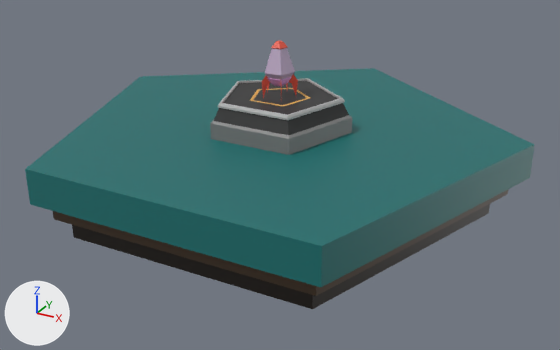
The Blender file Low Poly Rocket.blend, before and after one commit.
Both versions are drawn from a camera (50 mm lens) standing at (17.23, -31.24, 14.87) and looking at (0.13, -0.15, -0.67). Lighting does not change. The marker at lower left points along +X, +Y and +Z.

The scene before the commit, as lines of its bpy script (objects in view):
```python
me_circle_003 = bpy.data.meshes.new('Circle.003')
me_circle_003.from_pydata(...)  # 60 vertices, 56 faces; spans x -4.34..4.34, y -3.69..4.56, z -6.72..0.11
# faces by material slot: [16, 10, 25, 5]
me_circle_003.materials.append(mat_launchpad_dark)  # black #333333
me_circle_003.materials.append(mat_launchpad_mid)  # grey #7f7f7f
me_circle_003.materials.append(mat_launchpad_light)  # grey #b2b2b2
me_circle_003.materials.append(mat_launchpad_yellow)  # orange #e0aa51
me_circle_006 = bpy.data.meshes.new('Circle.006')
me_circle_006.from_pydata(...)  # 47 vertices, 36 faces; spans x -0.95..0.95, y -0.81..1.0, z 0.0
me_circle_006.materials.append(mat_ground_top)  # dark cyan #16706f
ob_ground_top = bpy.data.objects.new('Ground Top', me_circle_006)
ob_ground_top.location = (0.0, 0.0, 1.76)
ob_ground_top.scale = (12.0, 12.0, 12.0)
_m = ob_ground_top.modifiers.new('Solidify', 'SOLIDIFY')
_m.thickness = 0.14
_m.nonmanifold_merge_threshold = 0.0003
ob_launchpad = bpy.data.objects.new('LaunchPad', me_circle_003)
ob_launchpad.location = (0.0, 0.0, 3.36)
ob_launchpad.scale = (0.779, 0.779, 0.779)
ob_rocket_asset = bpy.data.objects.new('Rocket Asset', None)
ob_rocket_asset.location = (0.0, 0.0, 4.1)
ob_rocket_asset.instance_type = 'COLLECTION'
ob_rocket_asset.instance_collection = col_rocket_asset
# also in view: 'Ground Mid' at (0.0, 1.06, -0.07); 'Bround Bottom' at (0.0, 0.99, -1.21)
```
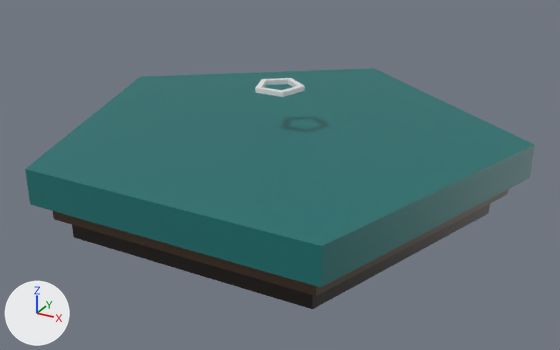
Pixel boxes [x1, y1, x2, y2] of what changed, in the pictures (560 x 350 px):
'LaunchPad', hidden: before [210, 78, 352, 155]
'Rocket Asset', hidden: before [262, 41, 298, 99]
'Crater', added: after [255, 78, 305, 97]

Patch to the scene script:
```diff
--- a/Low Poly Rocket.blend.py
+++ b/Low Poly Rocket.blend.py
@@ mat_crater @@
+mat_crater = principled_material('Crater')
+mat_crater.base_color = (0.8, 0.8, 0.8)  # white #e7e7e7
@@ me_circle_009 @@
+me_circle_009.from_pydata(...)  # 20 vertices, 20 faces; spans x -1.3..1.3, y -1.1..1.3, z -7.6..7.4
+me_circle_009.materials.append(mat_crater)  # white #e7e7e7
@@ ob_rocket_asset @@
 ob_rocket_asset.instance_collection = col_rocket_asset
+ob_rocket_asset.hide_set(True)
@@ ob_launchpad @@
 ob_launchpad.scale = (0.779, 0.779, 0.779)
+ob_launchpad.hide_set(True)
@@ ob_crater @@
+ob_crater = bpy.data.objects.new('Crater', me_circle_009)
+ob_crater.location = (0.0, 0.0, 3.84)
+ob_crater.scale = (0.935, 0.935, 0.0152)
```
